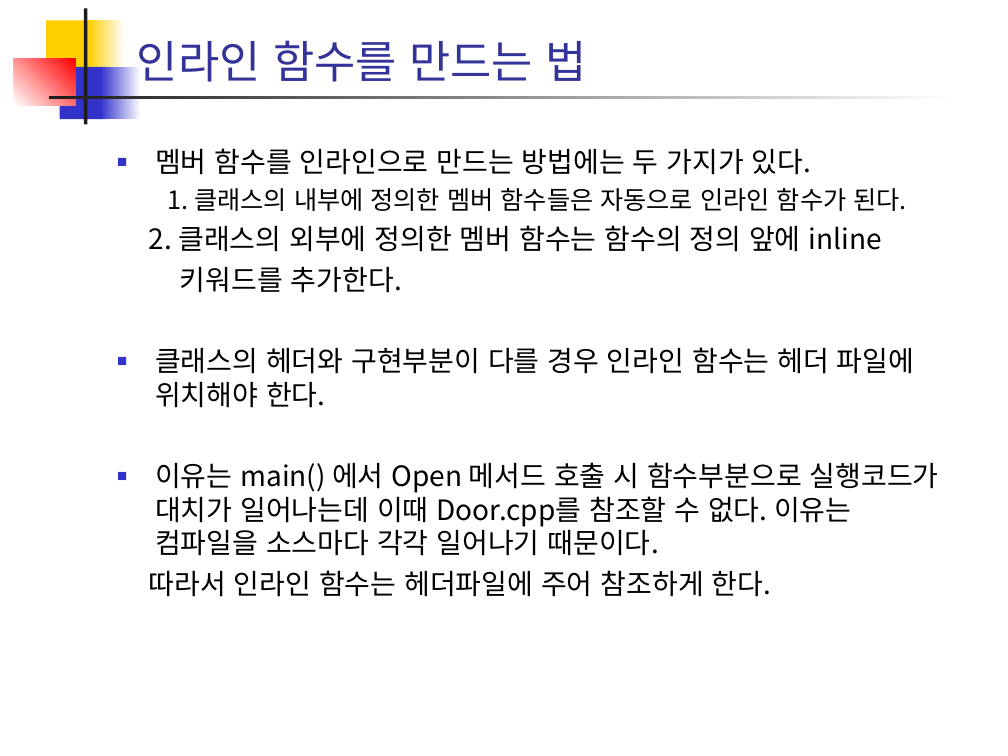
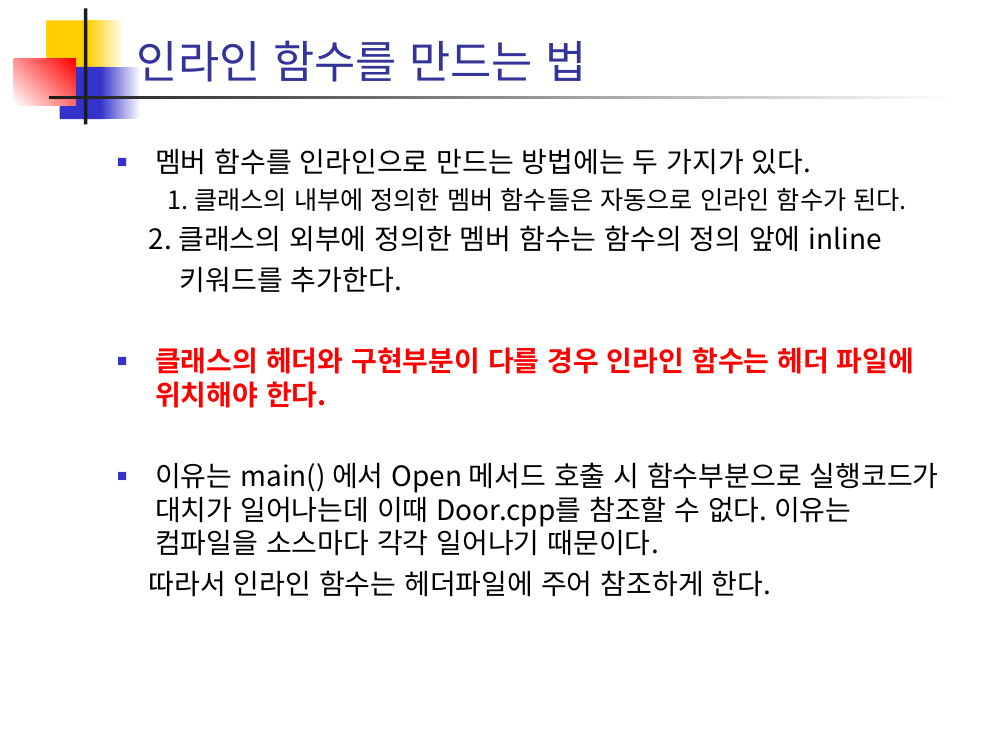
Before and after one commit to csyouk/C_OOP, a slide deck: slide 22 of workshop-materials/20_객체지향.ppt. Drawn at 1008x756 pixels with LibreOffice and Linux fonts; fonts in the diff are those of the drawing. Boxes give left, top, right and bottom in pixels: in the first picture for what was removed or moved away, otherwise in the second. Text is boxed around its words. In the diff, an @@ line names an element or a change of style, - is before the commit and + after.

```diff
--- a/workshop-materials/20_객체지향.ppt
+++ b/workshop-materials/20_객체지향.ppt
@@ text at [155, 347, 914, 408]: text colour #000000 to #FF0000, bold on in "클래스의 헤더와 구현부분이 다를 경우 인라인 함수는 ..." @@
```
Also in this commit, not shown: 2 other slides changed, 12 other files.
